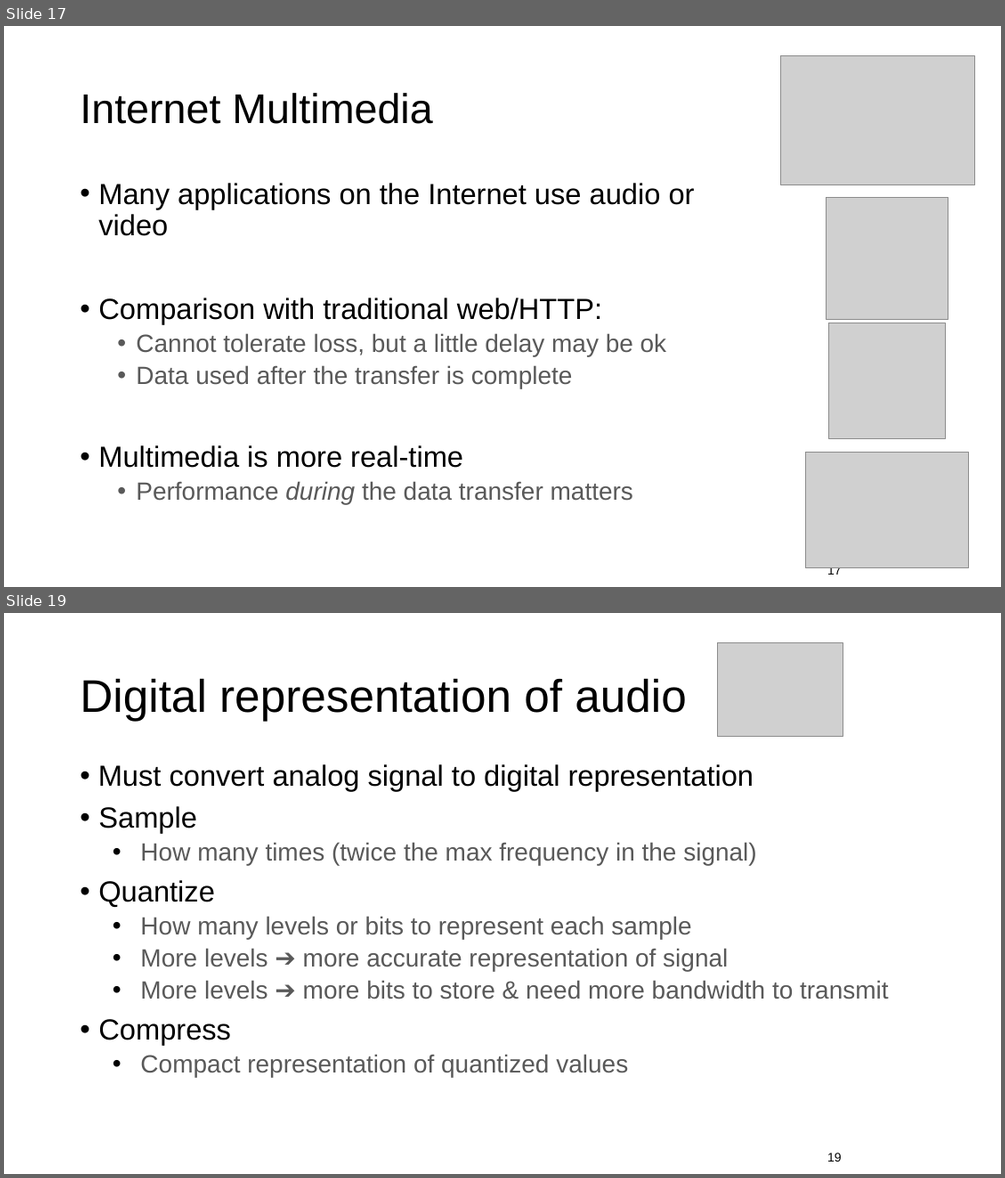
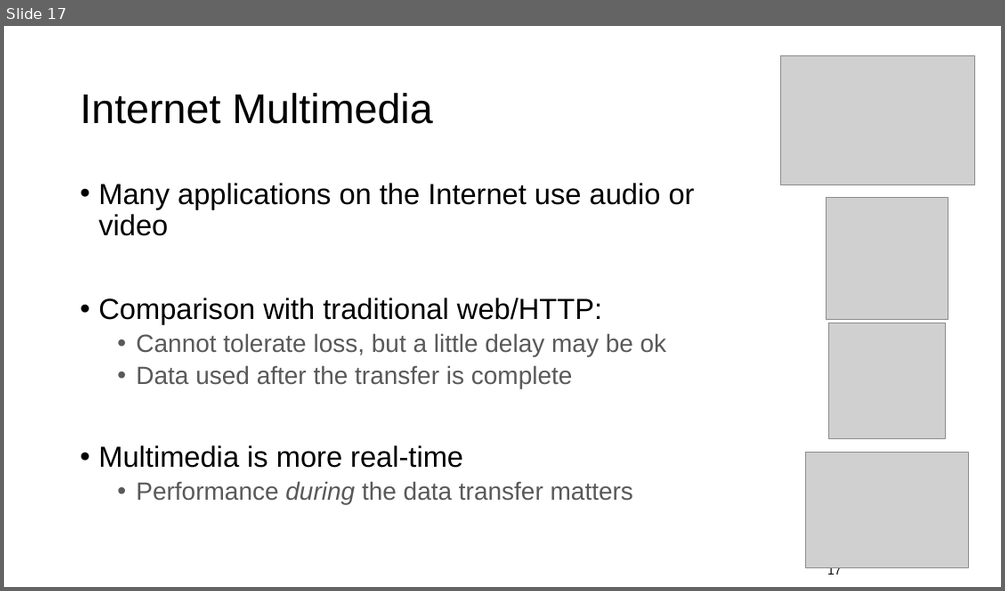
Before and after one commit to ngsrinivas/coursegen, a slide deck: ex/352-F24/staging/352-F24/lectures/08-app-http3-video.pptx. Shown one above the other, each under a label of ours: slides 17 and 19 before the commit, slide 17 after it; the slides between them are not shown. The pictures are 1005x1178 and 1005x591 pixels, drawn with LibreOffice and Linux fonts; fonts in the diff are those of the drawing; grey boxes stand for pictures. Boxes give left, top, right and bottom in pixels: in the first picture for what was removed or moved away, otherwise in the second. Text is boxed around its words. In the diff, an @@ line names an element or a change of style, - is before the commit and + after.

```diff
--- a/ex/352-F24/staging/352-F24/lectures/08-app-http3-video.pptx
+++ b/ex/352-F24/staging/352-F24/lectures/08-app-http3-video.pptx
@@ slide 19 removed at [4, 613, 1001, 1174], background #FFFFFF @@
@@ picture removed at [718, 643, 842, 737] @@
@@ title removed at [80, 678, 687, 721] @@
-Digital representation of audio
@@ text removed at [98, 764, 889, 1078] @@
-• Must convert analog signal to digital representation
-• Sample
-  • How many times (twice the max frequency in the signal)
-• Quantize
-  • How many levels or bits to represent each sample
-  • More levels ➔ more accurate representation of signal
-  • More levels ➔ more bits to store & need more bandwidth to transmit
-• Compress
-  • Compact representation of quantized values
@@ page number removed at [827, 1152, 841, 1161] @@
-19
```
Also in this commit, not shown: 21 other slides removed, 1 other file.
